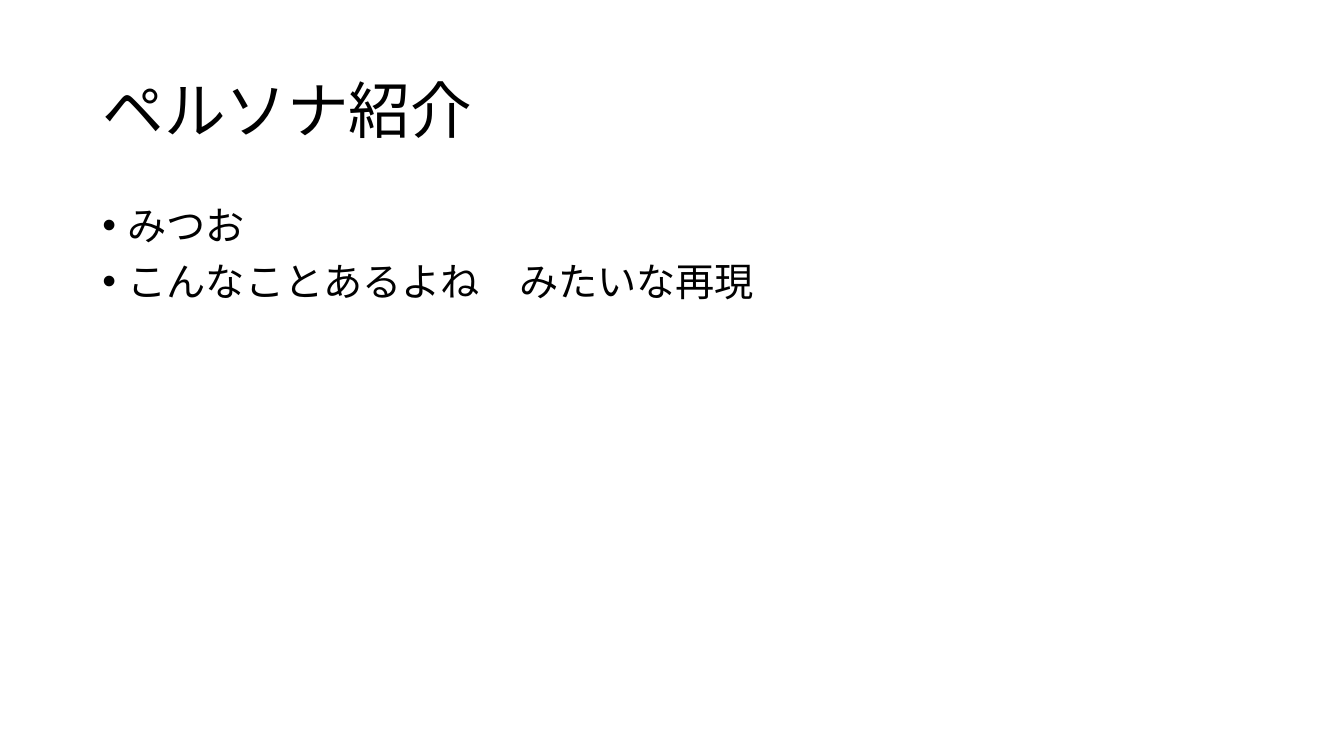
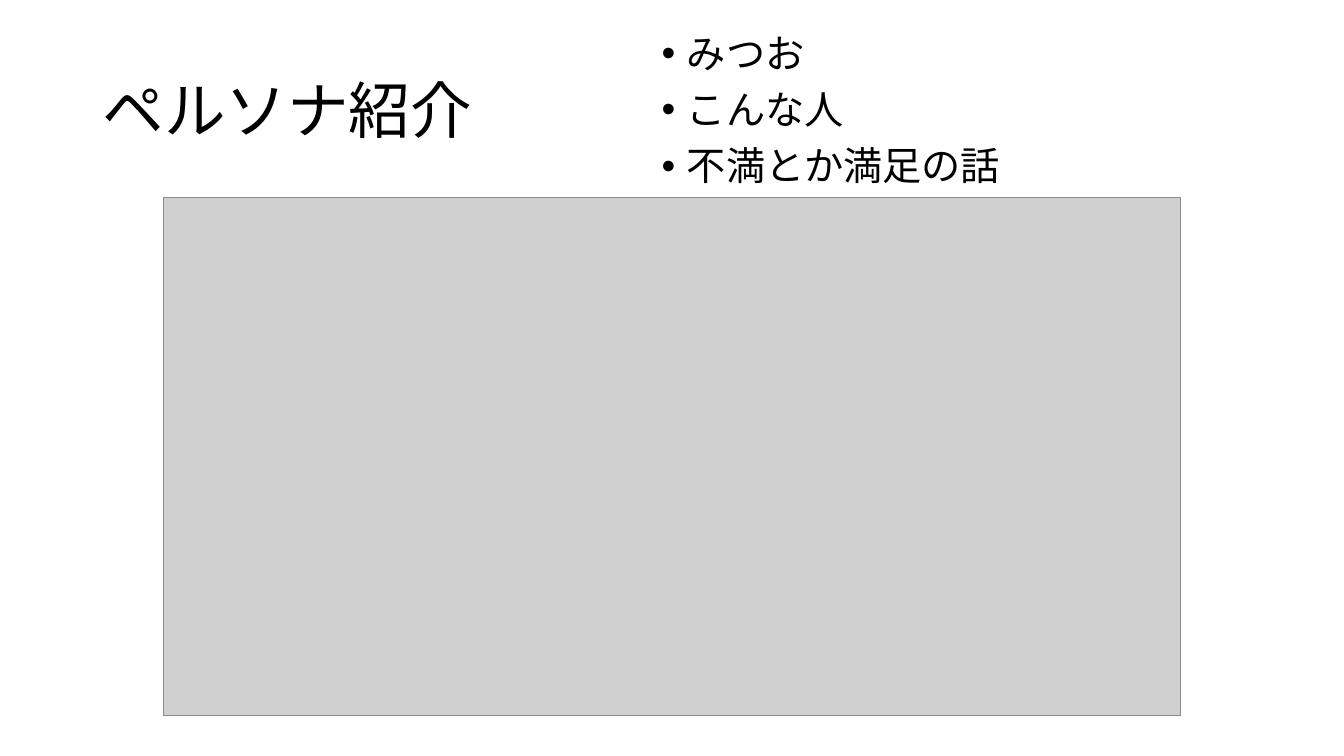
Before and after one commit to plusdojo2024/A4, a slide deck: slide 4 of doc/発表資料/発表資料.pptx. Drawn at 1344x756 pixels with LibreOffice and Linux fonts; fonts in the diff are those of the drawing; grey boxes stand for pictures. Boxes give left, top, right and bottom in pixels: in the first picture for what was removed or moved away, otherwise in the second. Text is boxed around its words. In the diff, an @@ line names an element or a change of style, - is before the commit and + after.

```diff
--- a/doc/発表資料/発表資料.pptx
+++ b/doc/発表資料/発表資料.pptx
@@ text "みつお": place and size @@
-text "みつお" at <box>128,208,754,300</box>
+text "みつお" at <box>687,36,1000,183</box>
@@ text at <box>687,92,1000,183</box>: text changed @@
-• こんなことあるよね みたいな再現
+• こんな人
+• 不満とか満足の話
@@ picture added at <box>163,198,1181,716</box> @@
```
Also in this commit, not shown: 4 other slides changed, 8 slides added, 5 slides removed, 1 other file.
